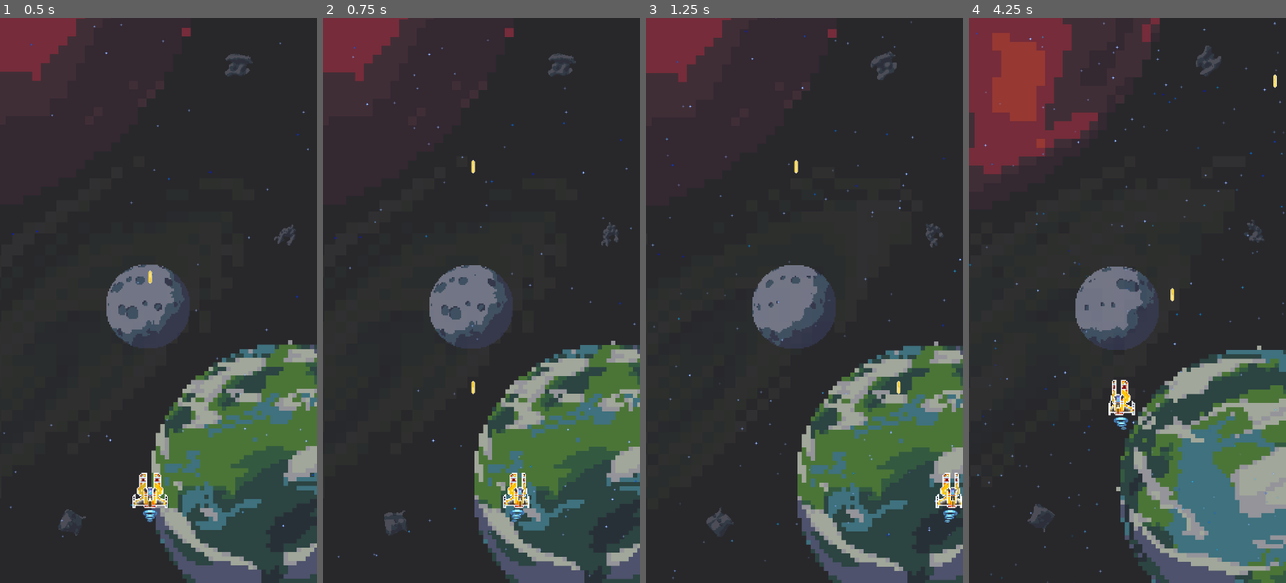
Above: before the commit, frames 1-4 (left to right).
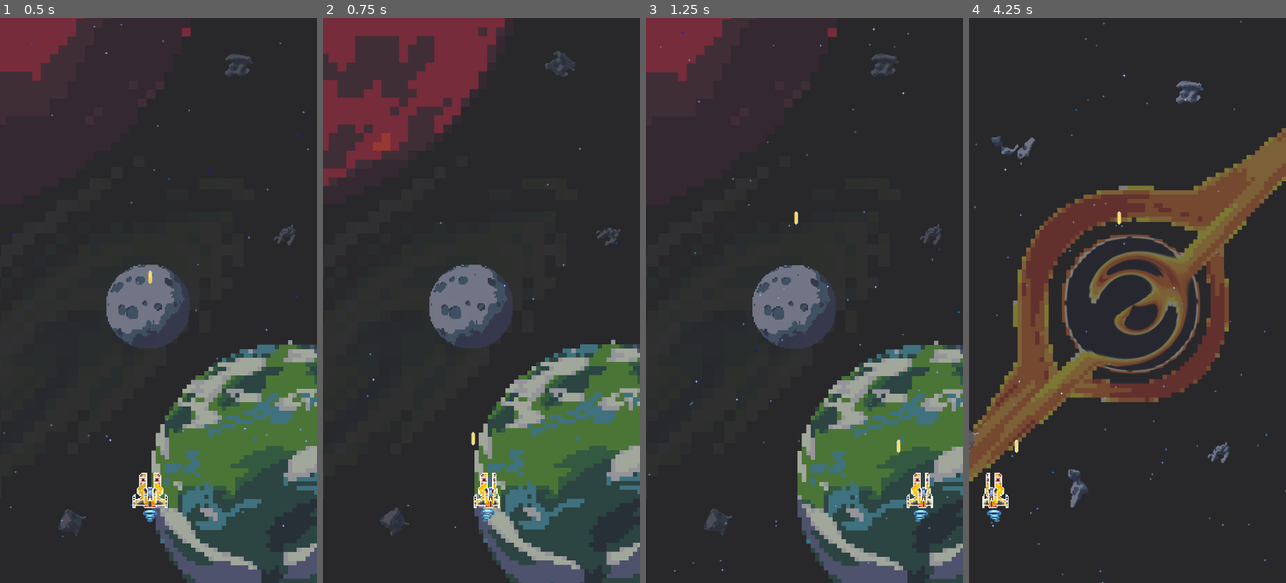
Above: after the commit, the same moments.

Repository: justCallMeJeg/ChaosWingNemesis
Game: Godot game, scene res://src/main.tscn
Same seed, same stepped clock (60 frames per second), same inputs: the game is played once before the commit and once after it. The engine's default icon, where the game draws it, is replaced by a stand-in: a white triangle on a blue panel in a dark square.
Inputs:
- Up to frame 1 (0.5 s): no input
- Up to frame 2 (0.75 s): tap Enter at 0.5 s; hold Right (ui_right) from 0.53 s (still down); tap R at 0.6 s
- Up to frame 3 (1.25 s): keep holding Right (ui_right); tap Space at 0.77 s
- Up to frame 4 (4.25 s): release Right (ui_right) at 1.28 s; hold Down (ui_down) 1.28-2.03 s; tap R at 1.35, 2.3, 2.85, 3.6 s; tap Space at 1.52, 3.02, 3.77 s; hold Right (ui_right) 2.03-2.78 s; tap Enter at 2.1 s; hold Up (ui_up) 2.78-3.53 s; hold Left (ui_left) from 3.53 s (still down)

Frame 1 is identical in both runs. In frame 2, 9.8% of the frame differs, in the area x 0-100%, y 0-100%; in frame 3, 3.5%; in frame 4, 49%.

Commit message:
Added audio for each gameBG

Diff:
--- a/src/main.gd
+++ b/src/main.gd
@@ -1,13 +1,27 @@
 extends CanvasLayer
+
+@onready var audioPlayer: AudioStreamPlayer = $AudioStreamPlayer
 
 const TERAN = preload("res://src/Scenes/GameScenes/Teran.tscn")
 const HORIZON = preload("res://src/Scenes/GameScenes/Horizon.tscn")
+const HORIZON_MUSIC = preload("res://src/Assets/Sound/BG/HORIZON.ogg")
+const TERAN_MUSIC = preload("res://src/Assets/Sound/BG/TERAN.ogg")
+
 # Called when the node enters the scene tree for the first time.
 func _ready():
 	var instance
 	if RandomNumberGenerator.new().randi_range(0, 1) == 0:
 		instance = TERAN.instantiate()
+		audioPlayer.stream = TERAN_MUSIC
+		audioPlayer.play()
 	else:
 		instance = HORIZON.instantiate()
+		audioPlayer.stream = HORIZON_MUSIC
+		audioPlayer.play()
 	add_child(instance)
 	move_child(instance, 1)
+
+func _input(event: InputEvent) -> void:
+	if event is InputEventKey and event.pressed:
+		if event.keycode == KEY_R: # REMOVE THIS BEFORE RELEASE
+			get_tree().reload_current_scene() # REMOVE THIS BEFORE RELEASE
--- a/src/main.tscn
+++ b/src/main.tscn
@@ -15,3 +15,5 @@
 [node name="BaseShip" parent="." instance=ExtResource("1_67an6")]
 position = Vector2(341, 1070)
 scale = Vector2(5, 5)
+
+[node name="AudioStreamPlayer" type="AudioStreamPlayer" parent="."]
